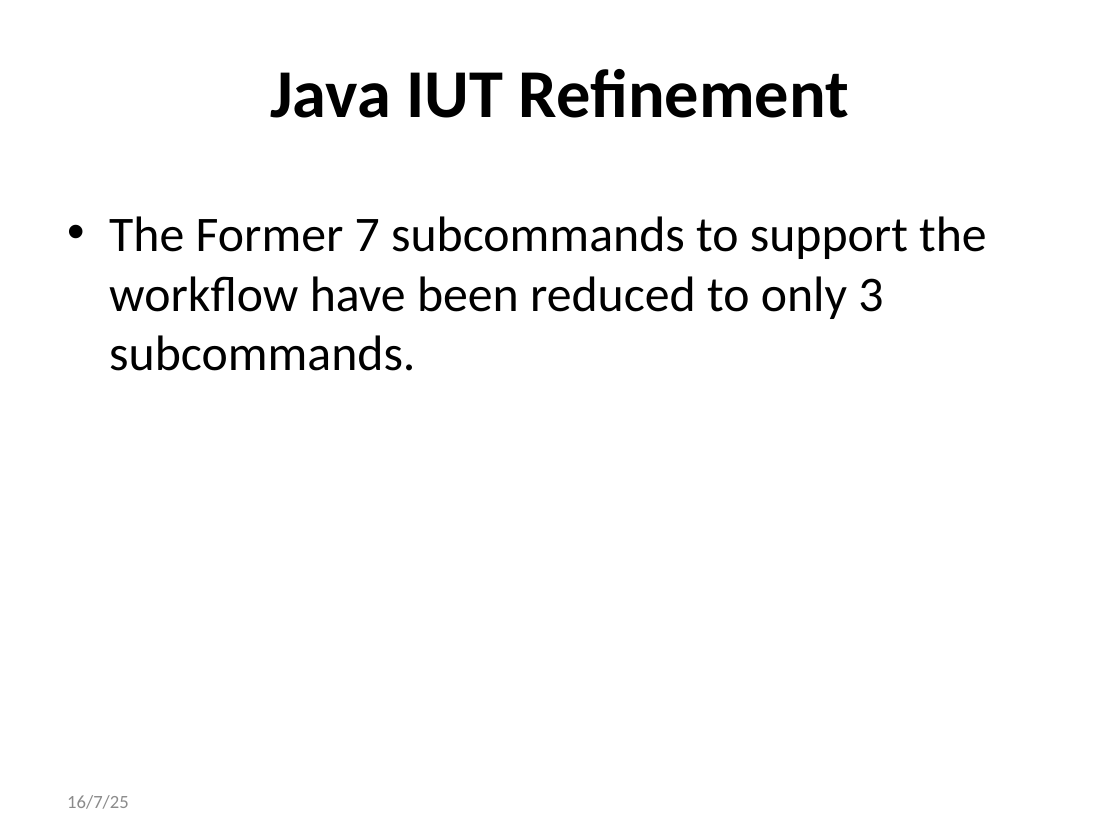
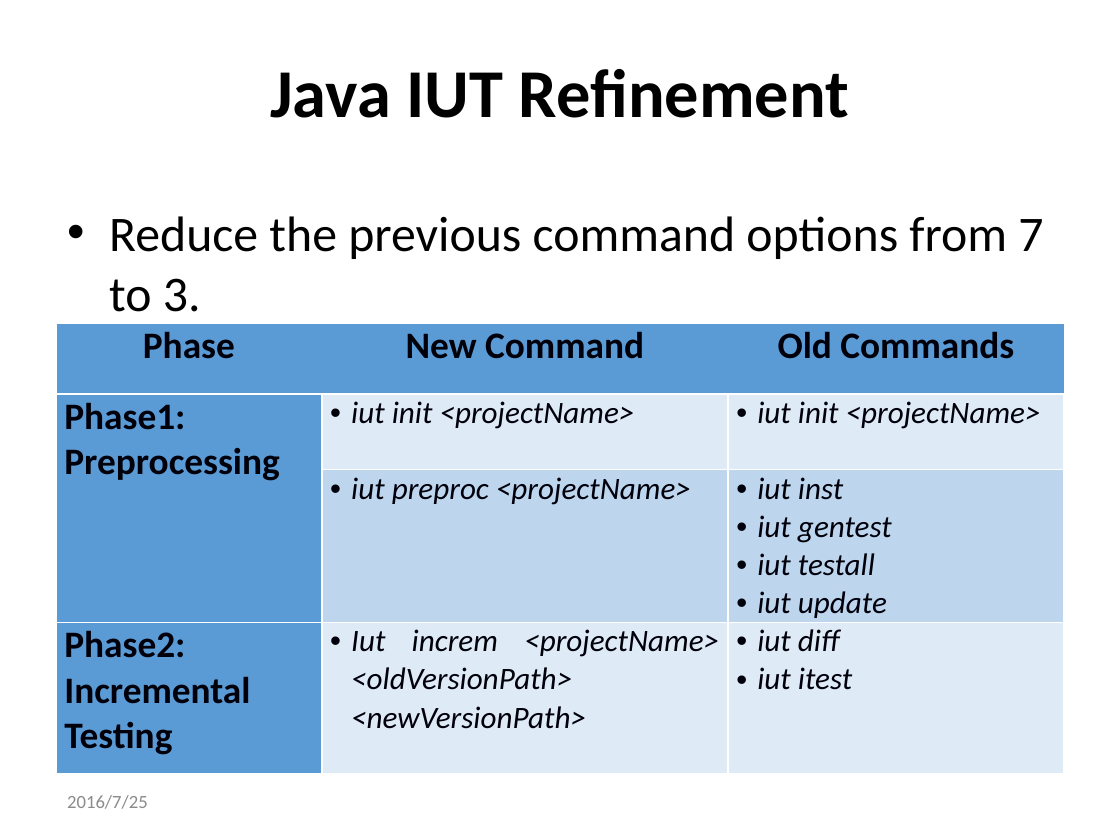
Before and after one commit to qwordy/IUT, a slide deck: slide 23 of doc/Final Presentation/Incremental_Unit_Testing-20160725-v2.pptx. Drawn at 1120x840 pixels with LibreOffice and Linux fonts; fonts in the diff are those of the drawing. Boxes give left, top, right and bottom in pixels: in the first picture for what was removed or moved away, otherwise in the second. Text is boxed around its words. In the diff, an @@ line names an element or a change of style, - is before the commit and + after.

Commit message:
refine ppt

```diff
--- a/doc/Final Presentation/Incremental_Unit_Testing-20160725-v2.pptx
+++ b/doc/Final Presentation/Incremental_Unit_Testing-20160725-v2.pptx
@@ text at (x1=109, y1=216, x2=1043, y2=312): text changed @@
-• The Former 7 subcommands to support the workflow have been reduced to only 3 subcommands.
+• Reduce the previous command options from 7 to 3.
@@ table added at (x1=56, y1=323, x2=1064, y2=773), 4 rows, 3 columns @@
+Phase | New Command | Old Commands
+Phase1: / Preprocessing | iut init <projectName> | iut init <projectName>
+ | iut preproc <projectName> | iut inst / iut gentest / iut testall / iut update
+Phase2: / Incremental Testing | Iut increm <projectName> <oldVersionPath> <newVersionPath> | iut diff / iut itest
@@ text at (x1=67, y1=795, x2=148, y2=809): text changed @@
-16/7/25
+2016/7/25
```
Also in this commit, not shown: 29 other slides changed, 2 slides added, 2 slides removed.
